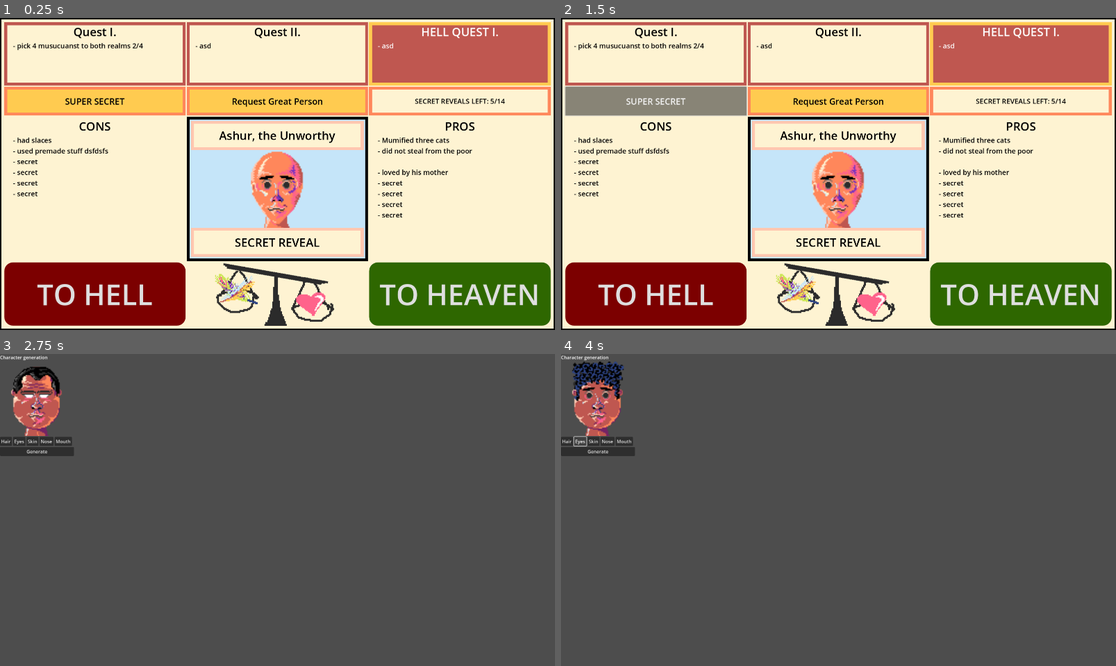
Above: before the commit, frames 1-4 (two rows, left to right).
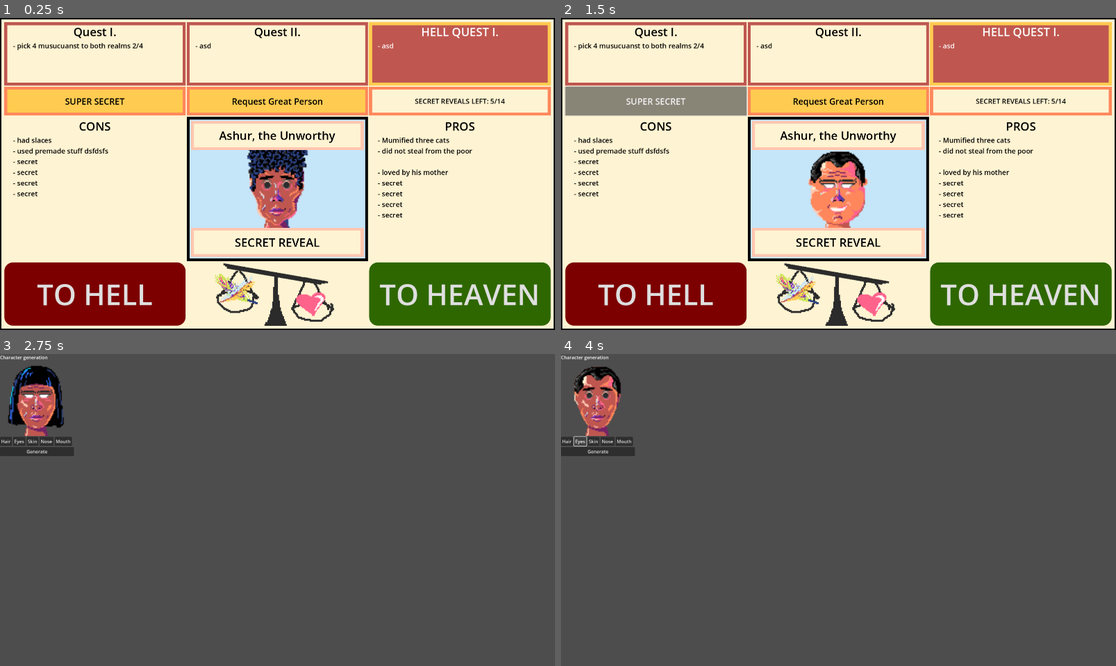
Above: after the commit, the same moments.

Repository: ekaktusz/anoobis
Game: Godot game, scene res://tinder_scene.tscn
Two runs of this game, one before a commit and one after it. Both use one fixed random seed, a clock stepped at 60 frames per second and the inputs below.
Inputs:
- Up to frame 1 (0.25 s): no input
- Up to frame 2 (1.5 s): click "TO HEAVEN" at 0.5 s; click "SUPER SECRET" at 1.25 s
- Up to frame 3 (2.75 s): click "TO HELL" at 2 s
- Up to frame 4 (4 s): click "Hair" at 2.75 s; click "Eyes" at 3.5 s

The runs differ from the first frame. In frame 1, 1.9% of the frame differs, in the area x 44-56%, y 42-68%; in frame 2, 1.4%; in frame 3, 1.0%; in frame 4, 1.1%.

Commit message:
Character portrait is initialized with random face parts.

Diff:
--- a/character.gd
+++ b/character.gd
@@ -58,23 +58,9 @@
 var current_mouth_id : int
 
 
-# Called when the node enters the scene tree for the first time.
 func _ready() -> void:
-	current_hair_front_id = 0
-	current_hair_back_id = 0
-	current_eye_id = 0
-	current_skin_id = 0
-	current_nose_id = 0
-	current_mouth_id = 0
-
-	$FrontHairTexture.texture = hair_fronts[current_hair_front_id]
-	$BackHairTexture.texture = hair_backs[current_hair_back_id]
-	$EyesTexture.texture = eyes[current_eye_id]
-	$SkinTexture.texture = skins[current_skin_id]
-	$NoseTexture.texture = noses[current_nose_id]
-	$MouthTexture.texture = mouths[current_mouth_id]
-
 	randomize()
+	_set_random_parts()
 
 
 func _set_next_hair() -> void:
